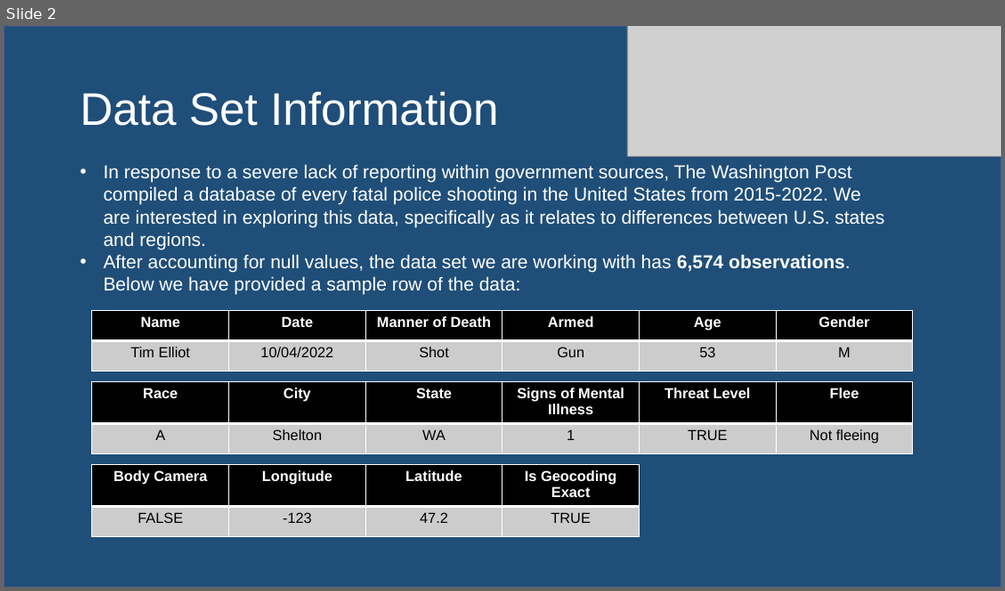
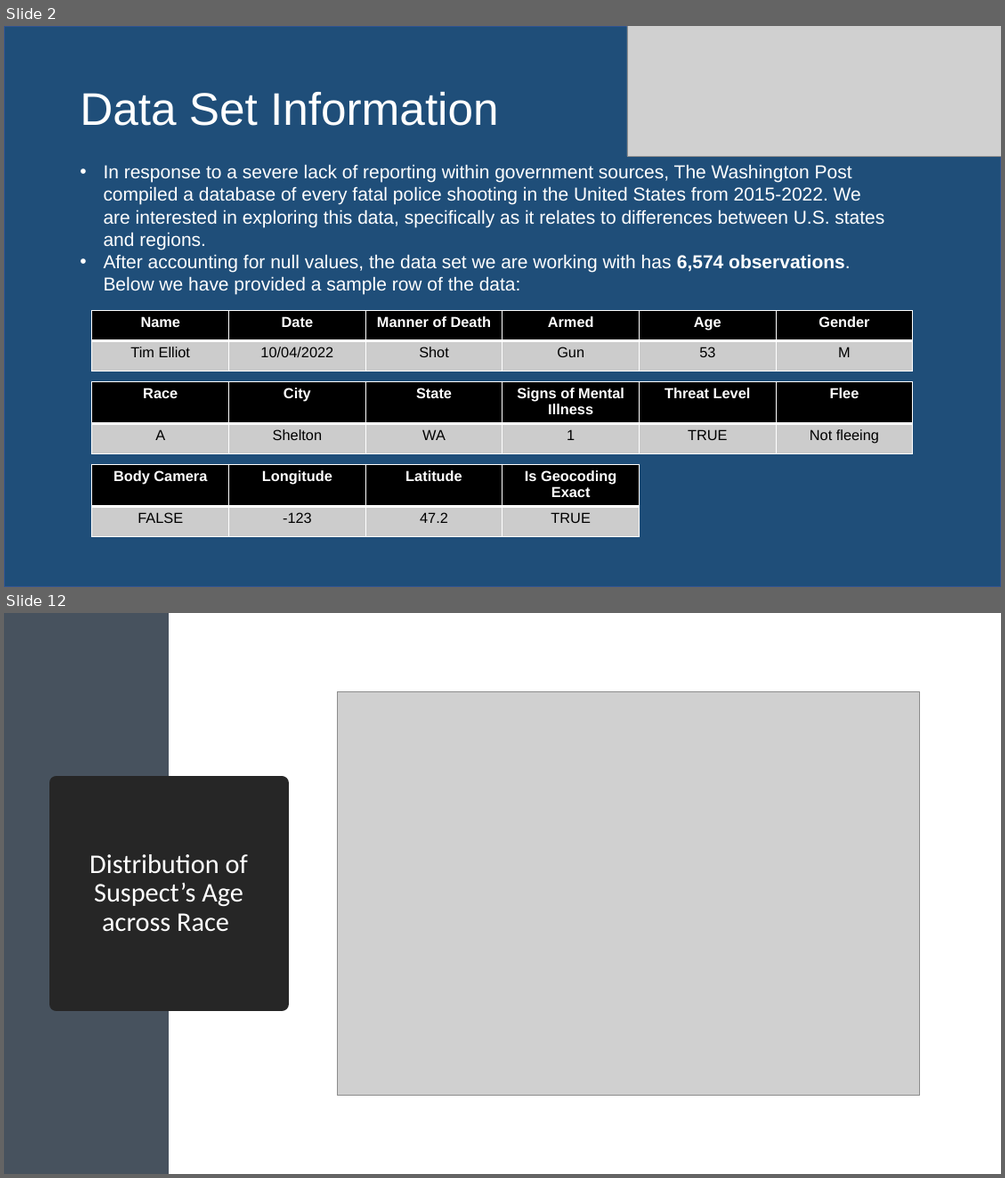
Before and after one commit to awinkhater/Dats6101_Team3, a slide deck: PPT for Intro to Data Science.pptx. Shown one above the other, each under a label of ours: slide 2 before the commit, slides 2 and 12 after it; the slides between them are not shown. The pictures are 1005x591 and 1005x1178 pixels, drawn with LibreOffice and Linux fonts; fonts in the diff are those of the drawing; grey boxes stand for pictures. Boxes give left, top, right and bottom in pixels: in the first picture for what was removed or moved away, otherwise in the second. Text is boxed around its words. In the diff, an @@ line names an element or a change of style, - is before the commit and + after.

```diff
--- a/PPT for Intro to Data Science.pptx
+++ b/PPT for Intro to Data Science.pptx
@@ slide 12 added at bbox=[4, 613, 1001, 1174], background #FFFFFF @@
@@ rectangle added at bbox=[4, 613, 169, 1174], fill #47525E @@
@@ picture added at bbox=[337, 691, 919, 1094] @@
@@ title added at bbox=[57, 783, 282, 1004], fill #262626, outline #262626 13.75 pt, 26 pt, text #FFFFFF @@
+Distribution of Suspect’s Age across Race
```
Also in this commit, not shown: 1 slide changed, 28 other slides added.
